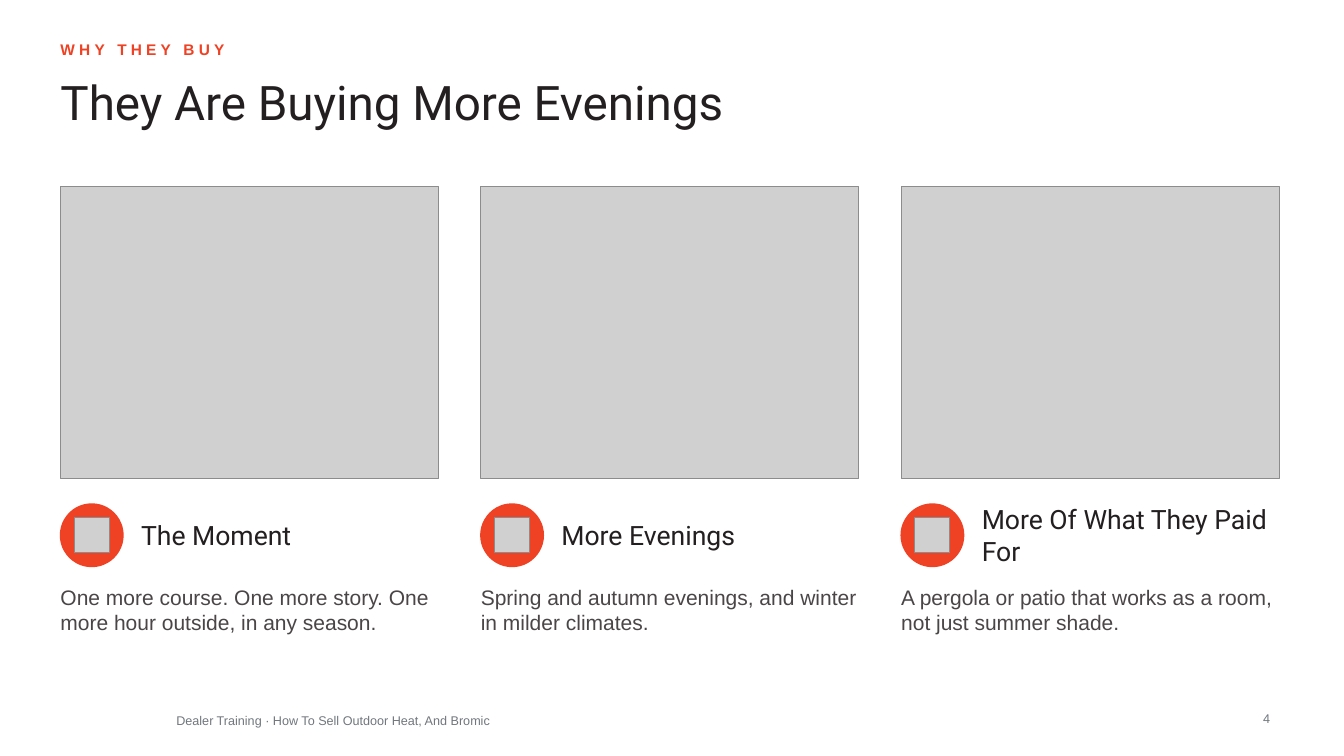
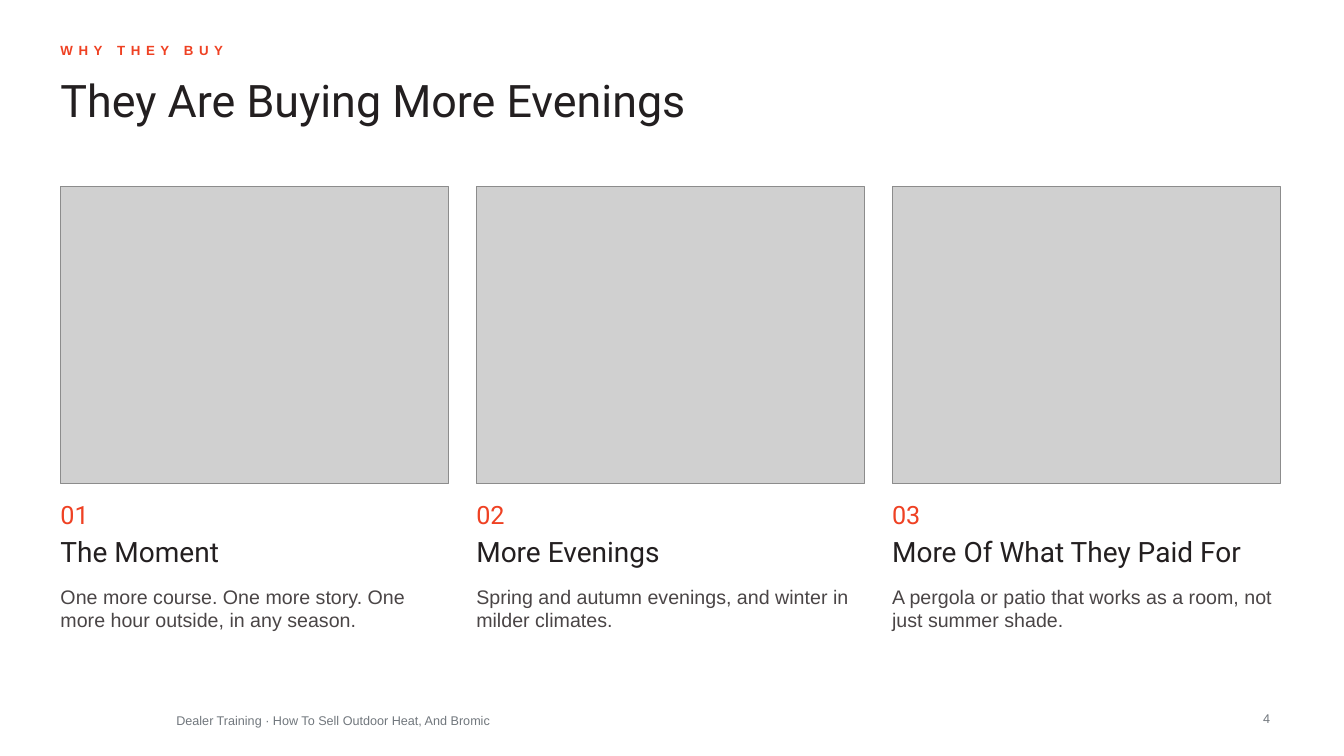
Before and after one commit to aayuvis/Bromic_Marketing, a slide deck: slide 4 of decks/training/out/Bromic-Dealer-How-To-Sell-Outdoor-Heat.pptx. Drawn at 1344x756 pixels with LibreOffice and Linux fonts; fonts in the diff are those of the drawing; grey boxes stand for pictures; background and template pictures are left out. Boxes give left, top, right and bottom in pixels: in the first picture for what was removed or moved away, otherwise in the second. Text is boxed around its words. In the diff, an @@ line names an element or a change of style, - is before the commit and + after.

```diff
--- a/decks/training/out/Bromic-Dealer-How-To-Sell-Outdoor-Heat.pptx
+++ b/decks/training/out/Bromic-Dealer-How-To-Sell-Outdoor-Heat.pptx
@@ text "WHY THEY BUY" at bbox=[60, 42, 1069, 71]: size 11 to 9.5 pt, letter spacing 3 to 4 pt @@
@@ title "They Are Buying More Evenings" at bbox=[60, 83, 686, 127]: size 34 to 32 pt @@
@@ picture: place and size @@
-picture at bbox=[60, 187, 439, 479]
+picture at bbox=[60, 187, 449, 484]
@@ picture: place and size @@
-picture at bbox=[481, 187, 859, 479]
+picture at bbox=[476, 187, 864, 484]
@@ picture: place and size @@
-picture at bbox=[901, 187, 1279, 479]
+picture at bbox=[892, 187, 1280, 484]
@@ ellipse removed at bbox=[60, 504, 123, 567] @@
@@ text added at bbox=[60, 506, 88, 525], 18 pt, text #EF4123 @@
+01
@@ text added at bbox=[476, 506, 504, 525], 18 pt, text #EF4123 @@
+02
@@ ellipse removed at bbox=[481, 504, 543, 567] @@
@@ text added at bbox=[892, 506, 920, 525], 18 pt, text #EF4123 @@
+03
@@ ellipse removed at bbox=[901, 504, 964, 567] @@
@@ text "The Moment": place and size @@
-text "The Moment" at bbox=[141, 525, 291, 546]
+text "The Moment" at bbox=[60, 541, 219, 563]
@@ picture removed at bbox=[75, 518, 110, 554] @@
@@ text "More Evenings": place and size @@
-text "More Evenings" at bbox=[561, 526, 735, 551]
+text "More Evenings" at bbox=[476, 542, 660, 568]
@@ picture removed at bbox=[495, 518, 530, 554] @@
@@ size 19 to 20 pt; vertical alignment middle to top in 3 elements at bbox=[60, 541, 219, 563], bbox=[476, 542, 660, 568], bbox=[892, 540, 1241, 568] @@
@@ text "More Of What They Paid ...": place and size @@
-text "More Of What They Paid ..." at bbox=[982, 509, 1266, 562]
+text "More Of What They Paid ..." at bbox=[892, 540, 1241, 568]
@@ picture removed at bbox=[915, 518, 951, 554] @@
@@ size 15 to 14 pt in 3 elements at bbox=[476, 589, 848, 627], bbox=[892, 589, 1271, 631], bbox=[60, 590, 405, 631] @@
@@ text "A pergola or patio that ...": place and size @@
-text "A pergola or patio that ..." at bbox=[901, 589, 1272, 635]
+text "A pergola or patio that ..." at bbox=[892, 589, 1271, 631]
```
Also in this commit, not shown: 28 other slides changed, 58 other files.
